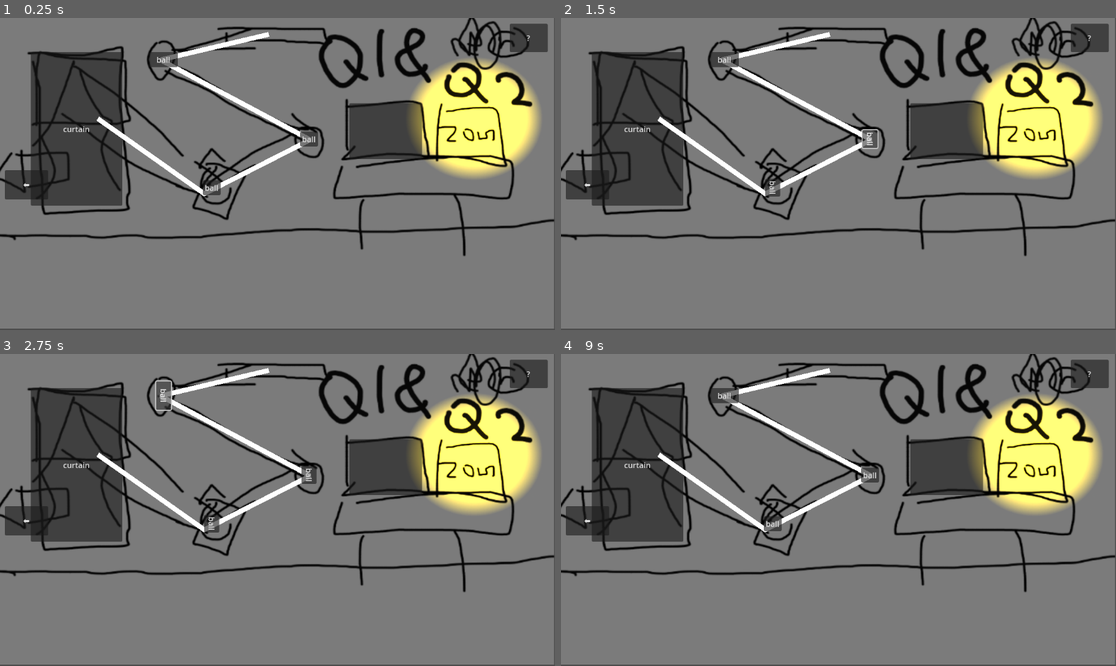
Above: before the commit, frames 1-4 (two rows, left to right).
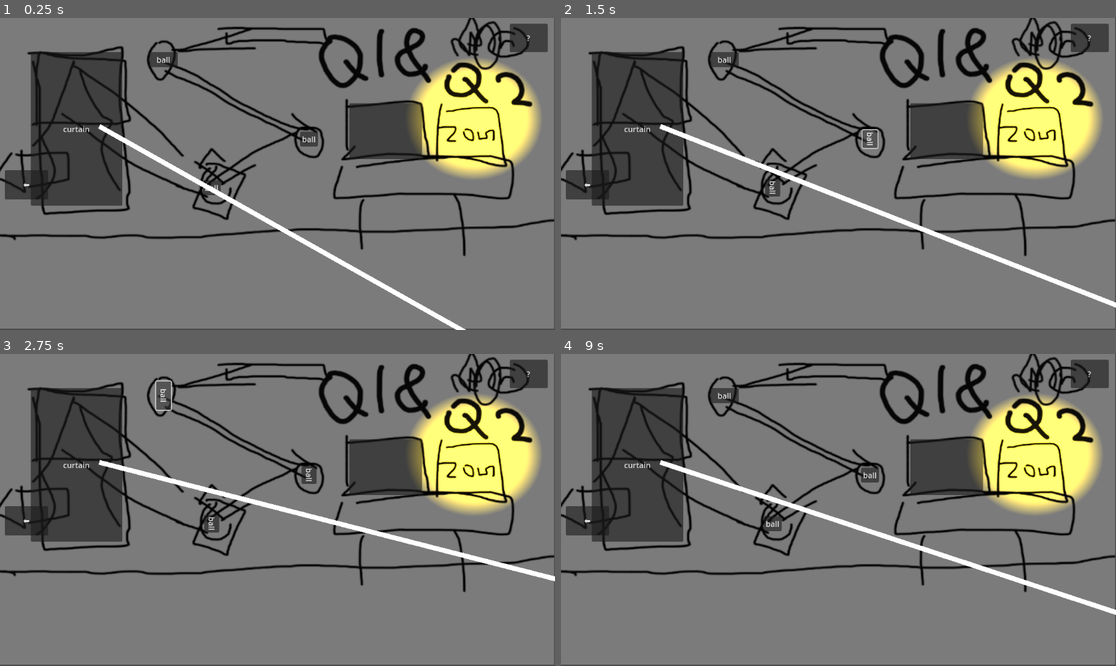
Above: after the commit, the same moments.

Repository: qwwertyz/Escape-room
Game: Godot game, scene res://scenes/room_1.tscn
The game is run twice, just before and just after one commit, with the same random seed, the same clock (stepped at 60 frames per second) and the same inputs. The engine's default icon, where the game draws it, is replaced by a stand-in: a white triangle on a blue panel in a dark square.
Inputs:
- Up to frame 1 (0.25 s): no input
- Up to frame 2 (1.5 s): click "ball" at 0.5 s; click "ball" at 1.25 s
- Up to frame 3 (2.75 s): click "ball" at 2 s
- Up to frame 4 (9 s): click "⬅️" at 2.75 s; click "⬅️" at 3.5 s; click "GORDIJN" at 4.25 s; click "mirror" at 5 s; click "ball" at 5.75 s; click "ball" at 6.5 s; click "ball" at 7.25 s; click "⬅️" at 8 s; click "⬅️" at 8.75 s

The runs differ from the first frame. In frame 1, 2.5% of the frame differs, in the area x 17-84%, y 4-100%; in frame 2, 2.8%, in the area x 17-100%, y 4-93%; in frame 3, 2.8%; in frame 4, 2.8%.

Commit message:
Commit 2 -copied rays tutorial and changed it -trying to figure out why the bounce doesn't work correctly and doesn't detect my SphereReflector

Diff:
--- a/project.godot
+++ b/project.godot
@@ -19,6 +19,14 @@
 
 enabled=PackedStringArray("res://addons/godot_super-wakatime/plugin.cfg", "res://addons/paste_clipboard_image/plugin.cfg")
 
+[global_group]
+
+refractor=""
+
+[layer_names]
+
+2d_physics/layer_1="laser"
+
 [rendering]
 
 renderer/rendering_method="gl_compatibility"
--- a/scenes/room_1.tscn
+++ b/scenes/room_1.tscn
@@ -14,7 +14,7 @@
 size = Vector2(164, 28)
 
 [sub_resource type="RectangleShape2D" id="RectangleShape2D_4wlnl"]
-size = Vector2(44, 35)
+size = Vector2(126, 91.5)
 
 [node name="Node2D" type="Node2D"]
 script = ExtResource("1_d0u7m")
@@ -54,27 +54,9 @@
 script = ExtResource("4_3wwl0")
 
 [node name="Line2D" type="Line2D" parent="Rays"]
-position = Vector2(425, 336)
-points = PackedVector2Array(-222, -127, -1, 29, 219, -83, -92, -249, 133, -302)
+position = Vector2(206, 225)
 
 [node name="Laser" type="RayCast2D" parent="Rays"]
-position = Vector2(206, 215)
-target_position = Vector2(231, 141)
-collide_with_areas = true
-
-[node name="Laser2" type="RayCast2D" parent="Rays"]
-position = Vector2(433, 352)
-target_position = Vector2(206, -98)
-collide_with_areas = true
-
-[node name="Laser3" type="RayCast2D" parent="Rays"]
-position = Vector2(640, 252)
-target_position = Vector2(-301, -165)
-collide_with_areas = true
-
-[node name="Laser4" type="RayCast2D" parent="Rays"]
-position = Vector2(341, 90)
-target_position = Vector2(218, -58)
 collide_with_areas = true
 
 [node name="LightSystem" type="Control" parent="."]
@@ -92,14 +74,12 @@
 position = Vector2(540, 26)
 shape = SubResource("RectangleShape2D_3wwl0")
 
-[node name="SphereReflector" type="Node2D" parent="LightSystem"]
+[node name="SphereReflector" type="Node2D" parent="LightSystem" groups=["refractor"]]
 script = ExtResource("6_wy464")
 
-[node name="Area2D" type="Area2D" parent="LightSystem/SphereReflector"]
-collision_layer = 3
-collision_mask = 3
-
-[node name="Sphere" type="Button" parent="LightSystem/SphereReflector/Area2D"]
+[node name="Area2D" type="Area2D" parent="LightSystem/SphereReflector" groups=["refractor"]]
+
+[node name="Sphere" type="Button" parent="LightSystem/SphereReflector/Area2D" groups=["refractor"]]
 anchors_preset = 15
 anchor_right = 1.0
 anchor_bottom = 1.0
@@ -113,11 +93,11 @@
 size_flags_vertical = 4
 text = "ball"
 
-[node name="CollisionShape2D" type="CollisionShape2D" parent="LightSystem/SphereReflector/Area2D"]
-position = Vector2(438, 352)
+[node name="CollisionShape2D" type="CollisionShape2D" parent="LightSystem/SphereReflector/Area2D" groups=["refractor"]]
+position = Vector2(441, 342)
 shape = SubResource("RectangleShape2D_4wlnl")
 
-[node name="Sphere2" type="Button" parent="LightSystem"]
+[node name="Sphere2" type="Button" parent="LightSystem" groups=["refractor"]]
 layout_mode = 0
 offset_left = 623.0
 offset_top = 236.0
@@ -125,7 +105,7 @@
 offset_bottom = 267.0
 text = "ball"
 
-[node name="Sphere3" type="Button" parent="LightSystem"]
+[node name="Sphere3" type="Button" parent="LightSystem" groups=["refractor"]]
 layout_mode = 0
 offset_left = 310.0
 offset_top = 71.0
--- a/scripts/rays.gd
+++ b/scripts/rays.gd
@@ -1,15 +1,76 @@
-# LaserBeam.gd
 extends Node2D
 
 @export var bounces := 4
-@export var laser_length := 2000.0
-@export var collision_mask_bits := 1  # bitmask: 1 == layer 1, 2 == layer 2, etc.
+@export var collision_mask_bits := 1
+@onready var line := $Line2D
+@export var start_angle := 30.0  # degrees or radians your choice
 
-@onready var line := $Line2D
-var max_cast_to
+
+const MAX_LENGTH = 2000
+var max_target_position
 var rot:= 0.0
 
 var lasers := []
 
 func _ready() -> void:
 	lasers.append($Laser)
+
+	for i in range(bounces):
+		#make new raycast for each bounce and append
+		var raycast = $Laser.duplicate()
+		raycast.enabled = false
+		#raycast.add_exception(self)# just dont' add exception...
+#raycast.add_exception(sender) old. not work in 4?
+		add_child(raycast)
+		lasers.append(raycast)
+		raycast.global_position = global_position#neew
+	max_target_position = Vector2(MAX_LENGTH,0).rotated(rot)
+
+	$Laser.target_position = max_target_position
+	#will not make the laser move in relation to its parent
+	line.top_level = true
+
+
+func _process(delta: float) -> void:
+	lasers[0].enabled = true
+
+	for i in range(1, lasers.size()):
+		lasers[i].enabled = false
+	#new code above
+	rot = get_local_mouse_position().angle()
+	#rot = deg_to_rad(start_angle)
+
+
+	#reset points
+	line.clear_points()
+
+	#add first point as laser's start pos
+	line.add_point(global_position)
+
+	#set the farthest cast
+	max_target_position = Vector2(MAX_LENGTH,0).rotated(rot)
+
+	var idx = -1
+	for raycast in lasers:
+		idx += 1
+		var raycastcollison = raycast.get_collision_point()
+		raycast.target_position = max_target_position
+
+		#if raycast detects coll
+		if raycast.is_colliding():
+			#place next lien point at the coll point
+			line.add_point(raycastcollison)
+			var collider = raycast.get_collider()#raycast instead of collison fix error
+			#move next raycast to the bounced vector off of the wall's normal
+			#if collider.is_in_group("refractor"):#THIS IS THE ONE I ADDED
+			max_target_position = max_target_position.bounce(raycast.get_collision_normal())
+			if idx < lasers.size() -1:#if not last raycast,enable next raycast
+				lasers[idx+1].enabled = true
+				lasers[idx+1].global_position = raycastcollison + (1*max_target_position.normalized())
+			if idx == lasers.size() -1: # if last raycast, set end particle to collison
+				pass#no particle here
+		else: #if no coll
+			#place next line poitn max_dis away
+			line.add_point(global_position + max_target_position)
+			if idx == 0:
+				raycast.target_position = max_target_position
